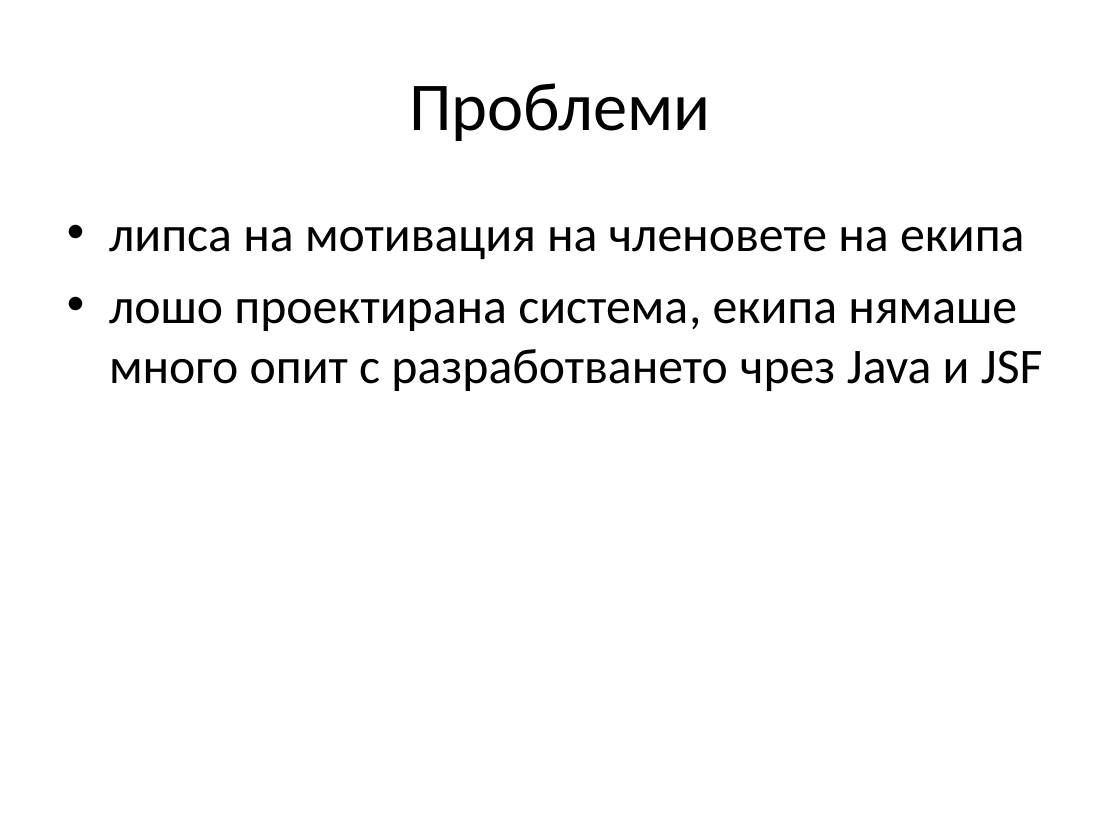
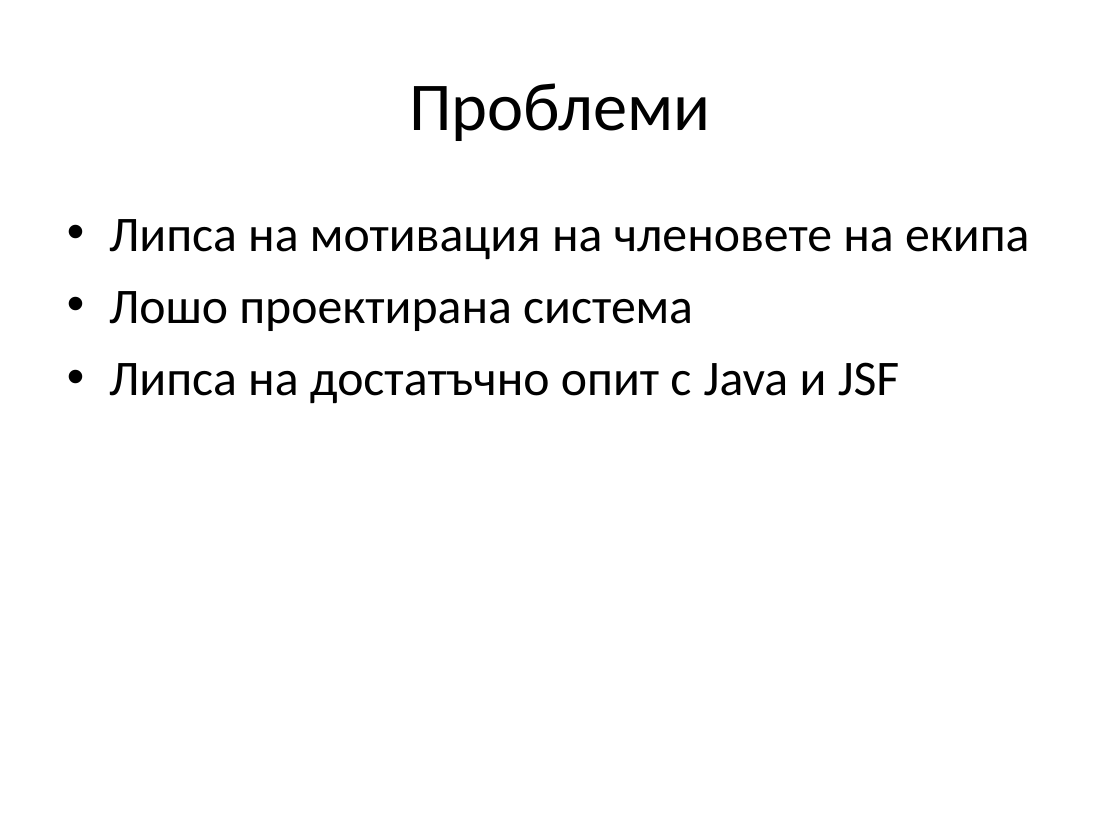
Before and after one commit to jasimcse/team2-strawberry, a slide deck: slide 17 of prezentaciq/venci.ppt. Drawn at 1120x840 pixels with LibreOffice and Linux fonts; fonts in the diff are those of the drawing. Boxes give left, top, right and bottom in pixels: in the first picture for what was removed or moved away, otherwise in the second. Text is boxed around its words. In the diff, an @@ line names an element or a change of style, - is before the commit and + after.

```diff
--- a/prezentaciq/venci.ppt
+++ b/prezentaciq/venci.ppt
@@ text at [109, 219, 1029, 404]: text changed @@
-• липса на мотивация на членовете на екипа
-• лошо проектирана система, екипа нямаше много опит с разработването чрез Java и JSF
+• Липса на мотивация на членовете на екипа
+• Лошо проектирана система
+• Липса на достатъчно опит с Java и JSF
```
Also in this commit, not shown: 2 other slides changed, 2 slides added, 1 slide removed.
